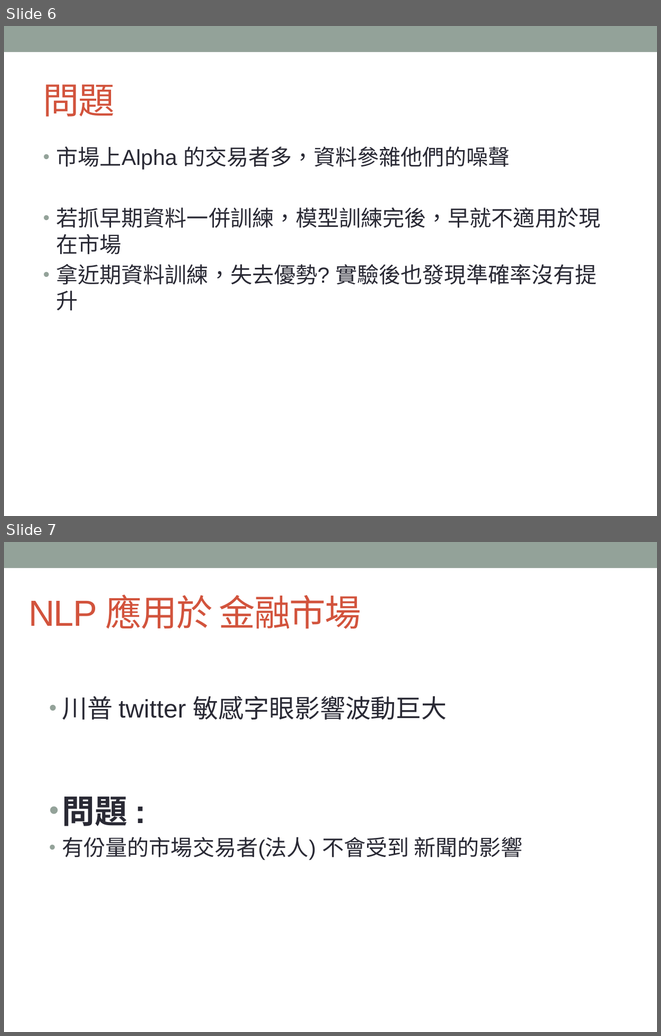
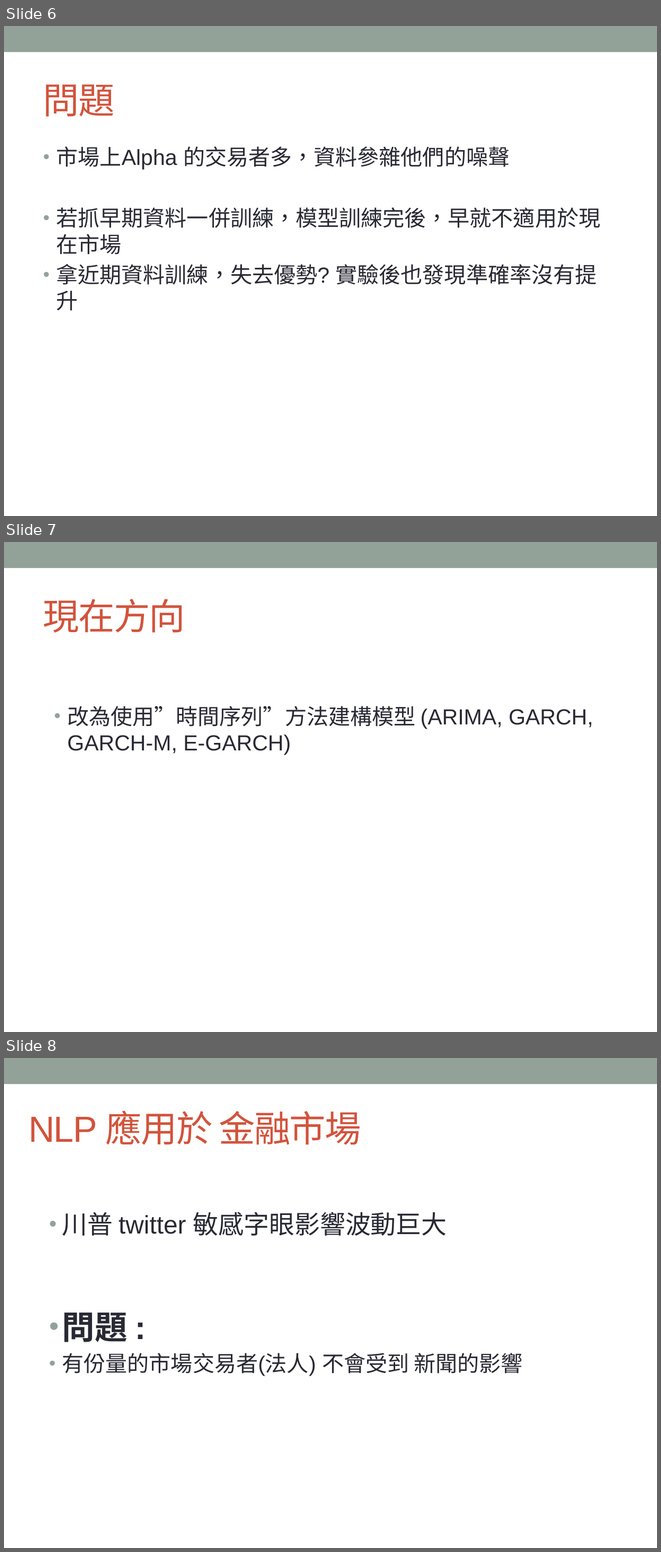
Before and after one commit to TengWeiHsu/2017ML_HW, a slide deck: Report_TingWei.pptx. Shown one above the other, each under a label of ours: slides 6 and 7 before the commit, slides 6, 7 and 8 after it. The pictures are 661x1036 and 661x1552 pixels, drawn with LibreOffice and Linux fonts; fonts in the diff are those of the drawing. Boxes give left, top, right and bottom in pixels: in the first picture for what was removed or moved away, otherwise in the second. Text is boxed around its words. In the diff, an @@ line names an element or a change of style, - is before the commit and + after.

```diff
--- a/Report_TingWei.pptx
+++ b/Report_TingWei.pptx
@@ slide 7 added at (x1=4, y1=542, x2=657, y2=1032), background #FFFFFF; not listed: 1 template element that a slide beside it also shows @@
@@ title added at (x1=43, y1=599, x2=185, y2=633), 40 pt, text #D2533C @@
+現在方向
@@ text added at (x1=67, y1=706, x2=593, y2=755), 24 pt, text #292934 @@
+• 改為使用”時間序列”方法建構模型 (ARIMA, GARCH, GARCH-M, E-GARCH)
@@ what was slide 7 is now slide 8 @@
```
